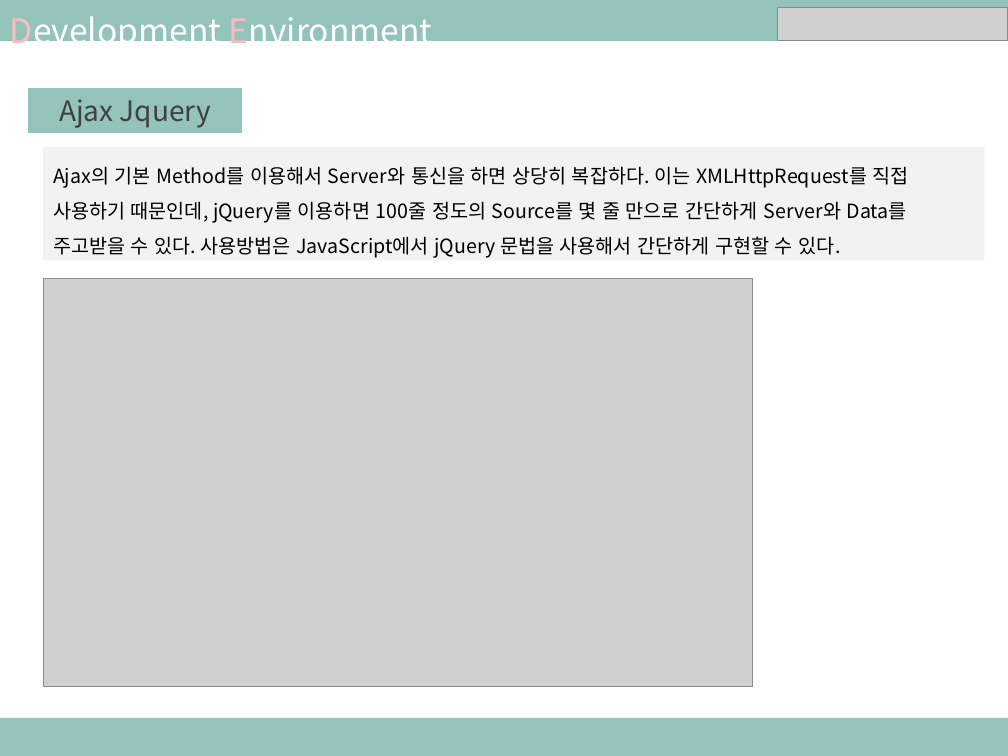
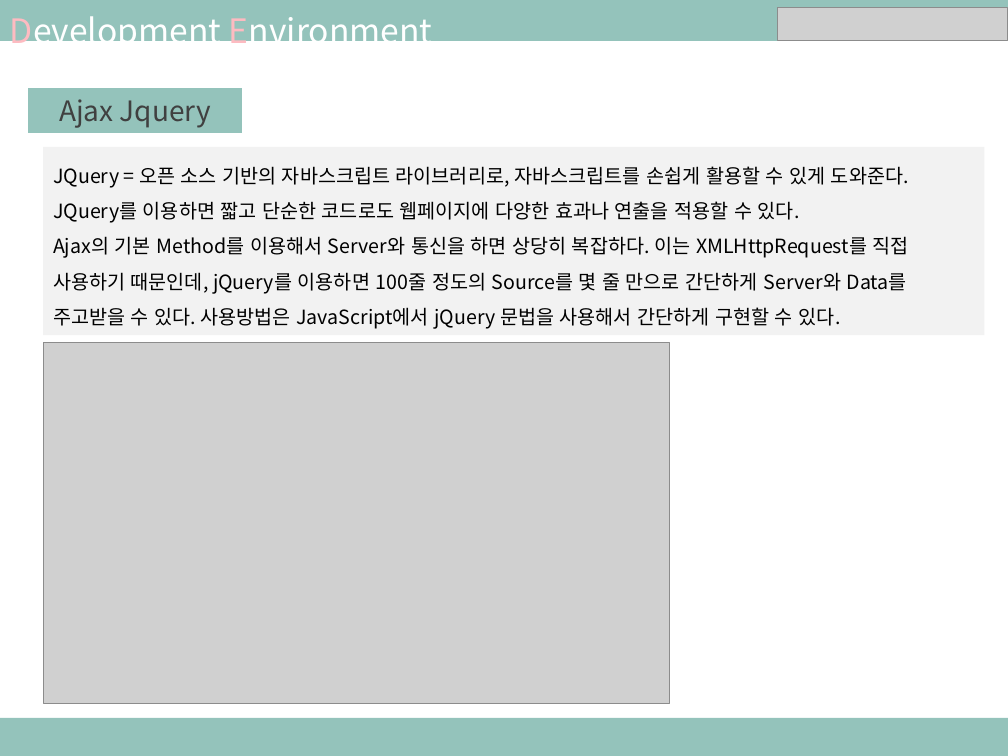
Before and after one commit to ezenteam03/project06, a slide deck: slide 3 of WebContent/HANA/PPT/0608 전현규.pptx. Drawn at 1008x756 pixels with LibreOffice and Linux fonts; fonts in the diff are those of the drawing; grey boxes stand for pictures. Boxes give left, top, right and bottom in pixels: in the first picture for what was removed or moved away, otherwise in the second. Text is boxed around its words. In the diff, an @@ line names an element or a change of style, - is before the commit and + after.

```diff
--- a/WebContent/HANA/PPT/0608 전현규.pptx
+++ b/WebContent/HANA/PPT/0608 전현규.pptx
@@ rectangle "JQuery = 오픈 소스 기반의 ...": place and size @@
-rectangle "JQuery = 오픈 소스 기반의 ..." at box(43, 147, 985, 261)
+rectangle "JQuery = 오픈 소스 기반의 ..." at box(43, 147, 985, 336)
@@ text in rectangle at box(53, 166, 909, 223): paragraph added @@
+JQuery = 오픈 소스 기반의 자바스크립트 라이브러리로, 자바스크립트를 손쉽게 활용할 수 있게 도와준다. JQuery를 이용하면 짧고 단순한 코드로도 웹페이지에 다양한 효과나 연출을 적용할 수 있다.
@@ picture: place and size @@
-picture at box(43, 278, 753, 686)
+picture at box(43, 343, 669, 703)
```
Also in this commit, not shown: 1 other file.
